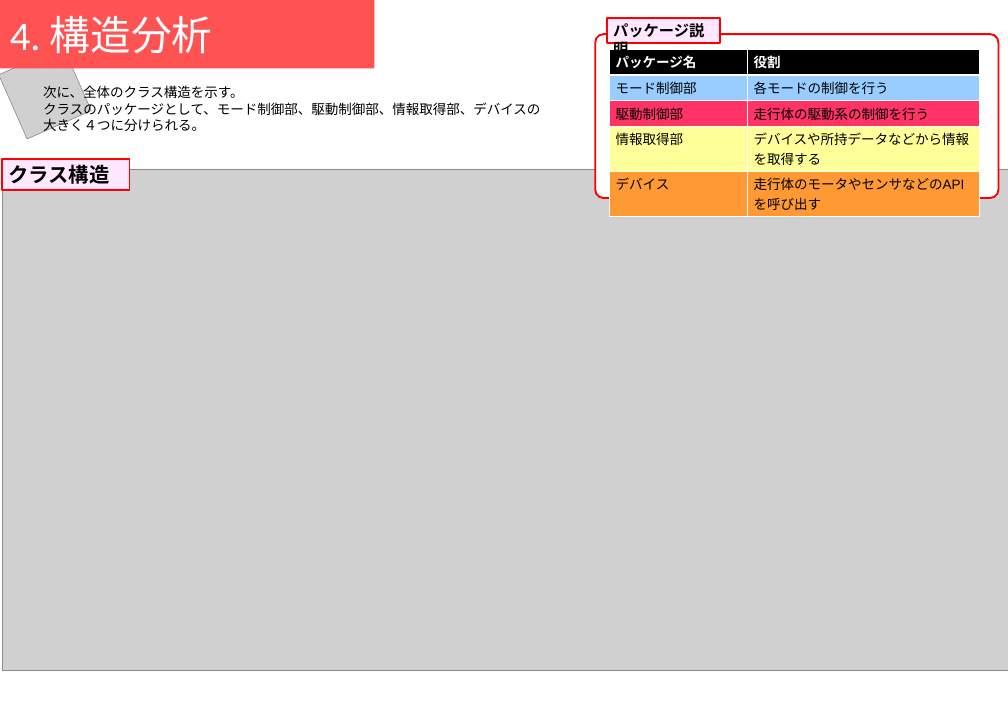
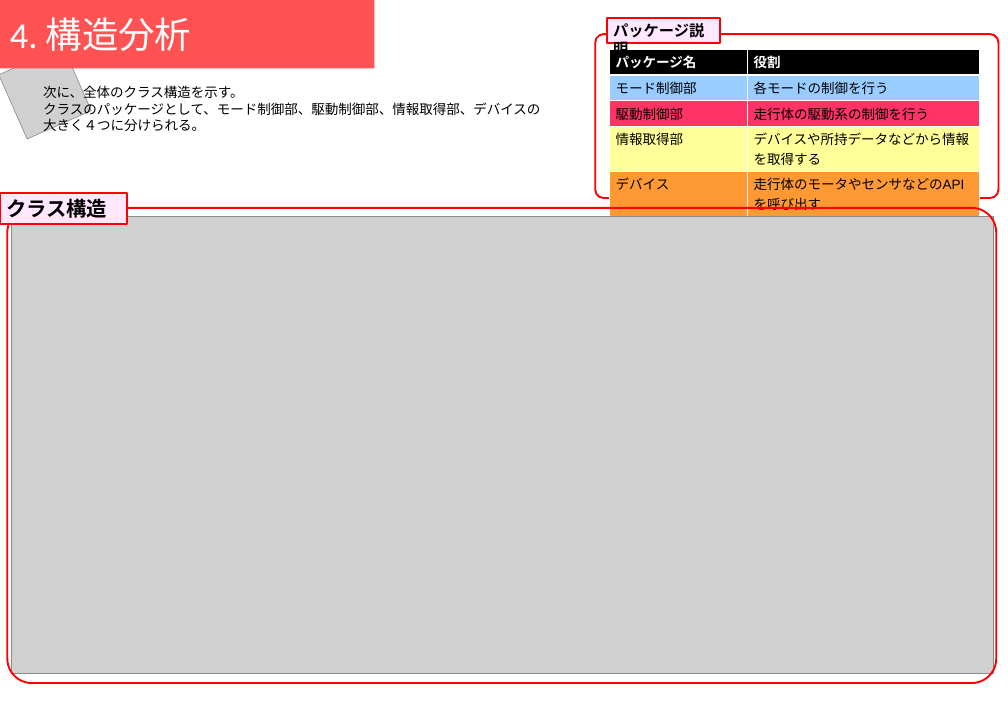
Before and after one commit to Yamacho9/MsBBProject, a slide deck: slide 4 of モデル提出用/モデル_馬場案.pptx. Drawn at 1008x713 pixels with LibreOffice and Linux fonts; fonts in the diff are those of the drawing; grey boxes stand for pictures. Boxes give left, top, right and bottom in pixels: in the first picture for what was removed or moved away, otherwise in the second. Text is boxed around its words. In the diff, an @@ line names an element or a change of style, - is before the commit and + after.

```diff
--- a/モデル提出用/モデル_馬場案.pptx
+++ b/モデル提出用/モデル_馬場案.pptx
@@ title "4. 構造分析" at (x1=0, y1=0, x2=374, y2=68): size 48 to 43 pt @@
@@ rounded rectangle at (x1=595, y1=34, x2=998, y2=198): fill #FFFFFF to none @@
@@ rectangle "クラス構造" moved from (x1=2, y1=159, x2=130, y2=190) to (x1=0, y1=193, x2=127, y2=224) @@
@@ rounded rectangle added at (x1=7, y1=208, x2=996, y2=683), outline #FF0000 2.25 pt @@
@@ picture resized from (x1=2, y1=169, x2=1008, y2=671) to (x1=12, y1=216, x2=993, y2=673) @@
```
Also in this commit, not shown: 4 other slides changed, 2 other files.
